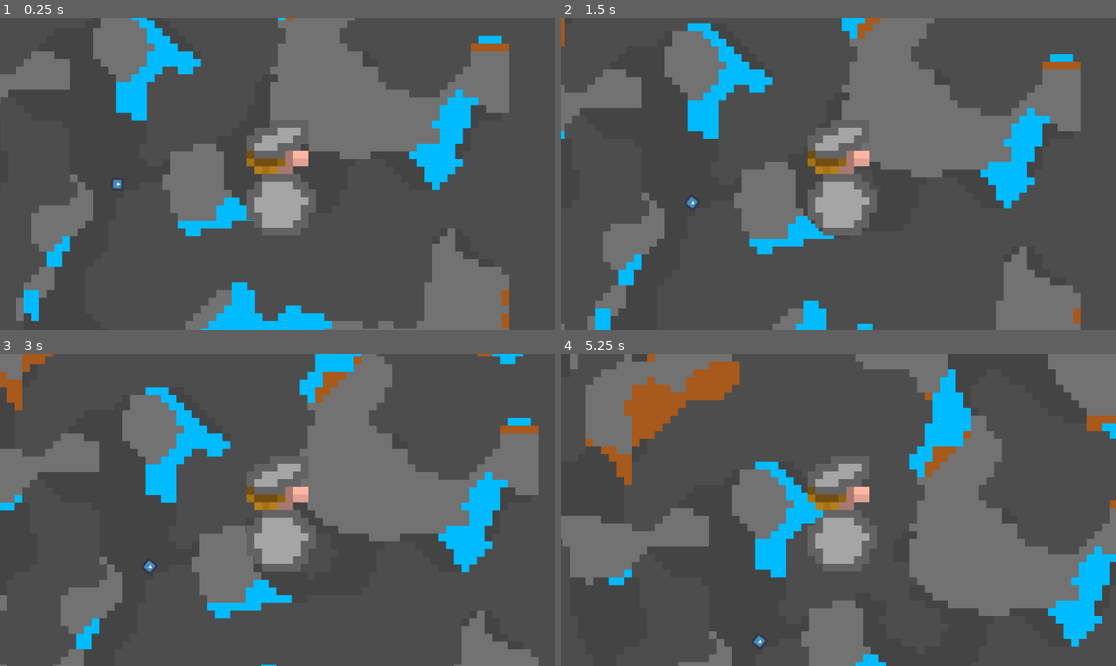
Above: before the commit, frames 1-4 (two rows, left to right).
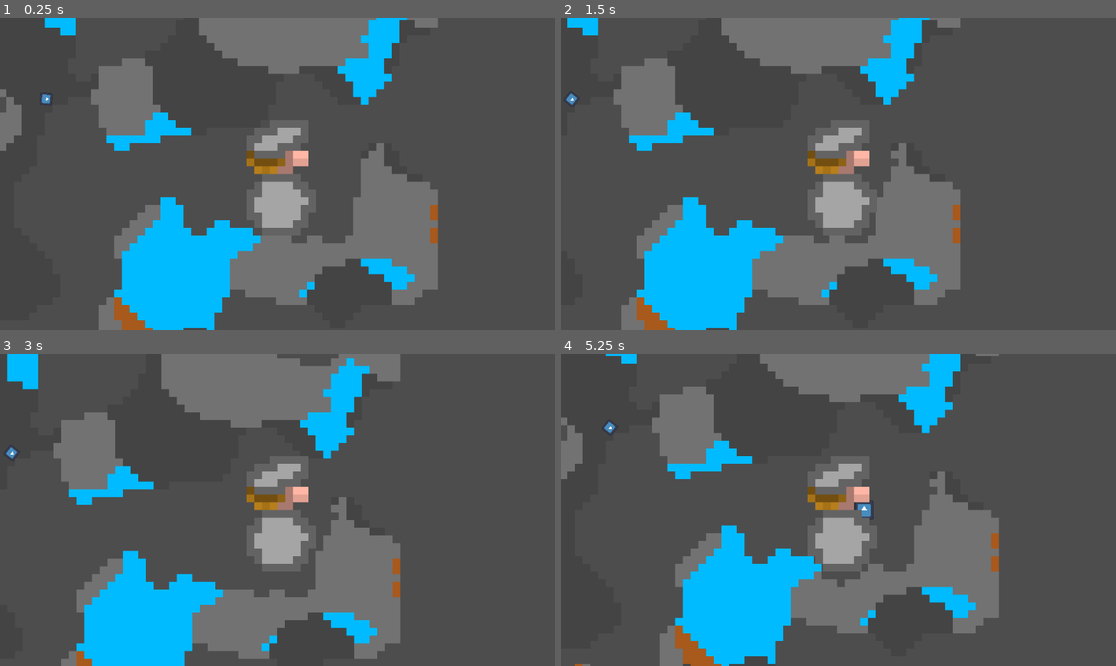
Above: after the commit, the same moments.

Repository: juusoHaaja/raketinheitin
Game: Godot game, scene res://function/world/main.tscn
Two runs of this game, one before a commit and one after it. Both use one fixed random seed, a clock stepped at 60 frames per second and the inputs below. The engine's default icon, where the game draws it, is replaced by a stand-in: a white triangle on a blue panel in a dark square.
Inputs (mouse positions are in pixels of both pictures, inside the frame that each line leads up to):
- Up to frame 1 (0.25 s): no input
- Up to frame 2 (1.5 s): move the mouse to (960, 158) at 0.52 s; hold D (right) 0.53-1.28 s; click (960, 158) at 0.67 s; move the mouse to (727, 189) at 1.27 s; hold S (down) from 1.28 s (still down)
- Up to frame 3 (3 s): tap Enter at 2 s; move the mouse to (333, 441) at 2.02 s; release S (down) at 2.03 s; hold D (right) 2.03-2.78 s; tap Space at 2.75 s; move the mouse to (249, 572) at 2.77 s; hold W (up) from 2.78 s (still down); click (249, 572) at 2.92 s
- Up to frame 4 (5.25 s): move the mouse to (1005, 556) at 3.52 s; release W (up) at 3.53 s; hold A (left) 3.53-5.03 s; move the mouse to (672, 463) at 4.27 s; tap Enter at 5 s; move the mouse to (866, 510) at 5.02 s; hold S (down) from 5.03 s (still down); click (866, 510) at 5.17 s

The runs differ from the first frame. In frame 1, 47% of the frame differs, in the area x 0-92%, y 0-100%; in frame 2, 46%; in frame 3, 45%; in frame 4, 43%.

Commit message:
hfjitohjfoithjfito tuun hulluks

Diff:
--- a/function/player/player.gd
+++ b/function/player/player.gd
@@ -22,11 +22,15 @@
     var wish_dir = Input.get_vector("left", "right", "up", "down")
 
     if grounded():
-        if abs(linear_velocity.x) < 500.0:
+        if linear_velocity.x * wish_dir.x < 500.0:
             apply_central_force(Vector2(wish_dir.x, 0) * 100000 * delta)
 
         if wish_dir.y < 0.0:
             apply_central_force(Vector2.UP * 10000)
+    else:
+        if linear_velocity.x * wish_dir.x < 500.0:
+            apply_central_force(Vector2(wish_dir.x, 0) * 10000 * delta)
+
 
 
 
@@ -42,7 +46,7 @@
         return true
     if local_collisions.size() > 0:
         for point in local_collisions:
-            if point.y > collider.shape.size.y / 2.0 - 0.01 && abs(point.x) < collider.shape.size.x / 2.0:
+            if point.y > collider.shape.height / 2.0 - collider.shape.radius and abs(point.x) < collider.shape.radius / 2.0 - 0.01:
                 return true
 
     return false
--- a/function/player/player.tscn
+++ b/function/player/player.tscn
@@ -6,8 +6,9 @@
 
 [sub_resource type="PhysicsMaterial" id="PhysicsMaterial_c0i3b"]
 
-[sub_resource type="RectangleShape2D" id="RectangleShape2D_c0i3b"]
-size = Vector2(72, 120)
+[sub_resource type="CapsuleShape2D" id="CapsuleShape2D_c0i3b"]
+radius = 35.0
+height = 120.0
 
 [node name="Player" type="RigidBody2D" unique_id=58689154]
 collision_layer = 2
@@ -31,7 +32,7 @@
 
 [node name="CollisionShape2D" type="CollisionShape2D" parent="." unique_id=1670625849]
 position = Vector2(4, 4)
-shape = SubResource("RectangleShape2D_c0i3b")
+shape = SubResource("CapsuleShape2D_c0i3b")
 
 [node name="MeshInstance2D" type="MeshInstance2D" parent="." unique_id=1736626821]
 
